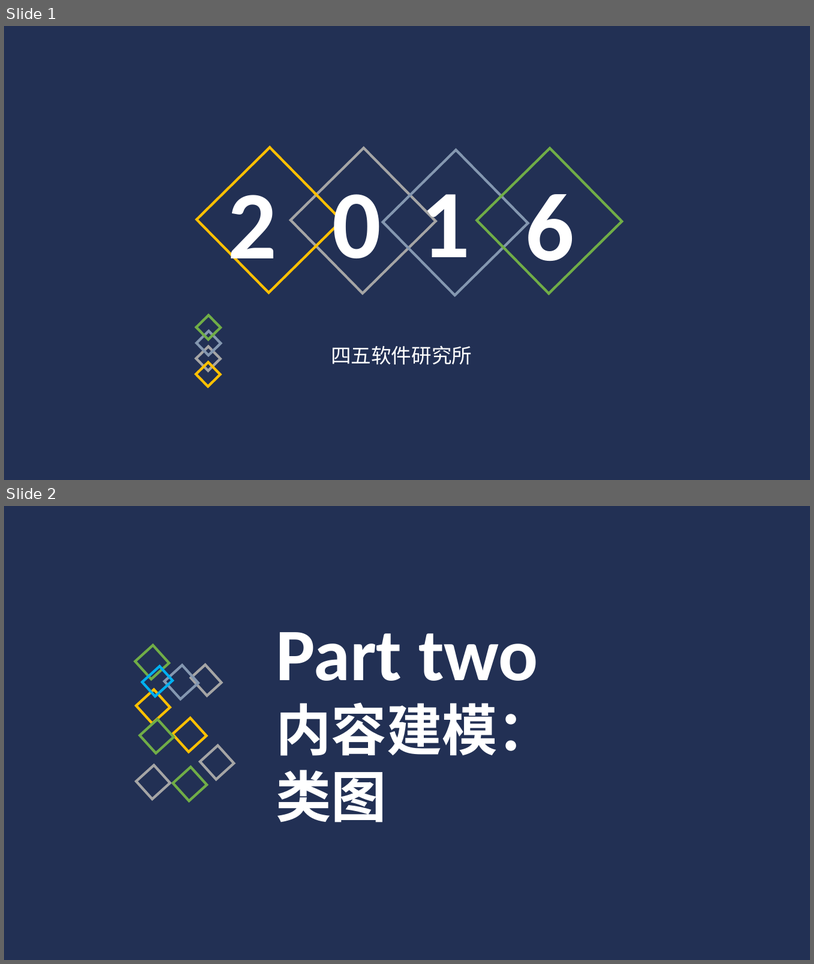
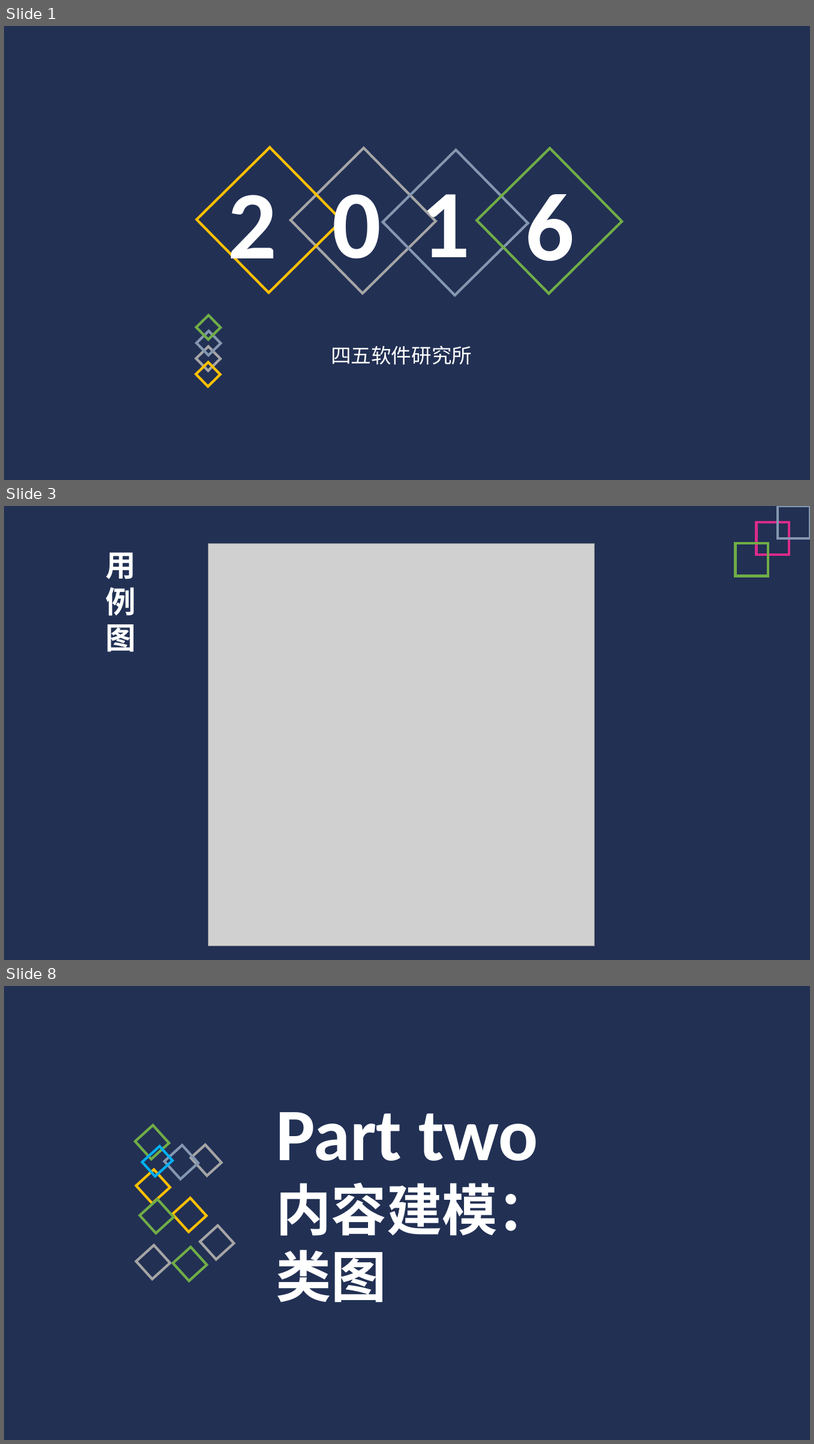
Before and after one commit to Glossy/WebEngineering, a slide deck: 应用建模.pptx. Shown one above the other, each under a label of ours: slides 1 and 2 before the commit, slides 1, 3 and 8 after it; the slides between them are not shown. The pictures are 814x964 and 814x1444 pixels, drawn with LibreOffice and Linux fonts; fonts in the diff are those of the drawing; grey boxes stand for pictures. Boxes give left, top, right and bottom in pixels: in the first picture for what was removed or moved away, otherwise in the second. Text is boxed around its words. In the diff, an @@ line names an element or a change of style, - is before the commit and + after.

```diff
--- a/应用建模.pptx
+++ b/应用建模.pptx
@@ slide 3 added at bbox=[4, 506, 810, 960], background #FFFFFF; not listed: 2 template elements that a slide beside it also shows @@
@@ rectangle added at bbox=[757, 522, 790, 555], outline #DA2B89 3 pt @@
@@ rectangle added at bbox=[778, 506, 810, 538], outline #8497B0 3 pt @@
@@ text added at bbox=[105, 552, 135, 652], 36 pt, text #FFFFFF, bold @@
+用
+例
+图
@@ picture added at bbox=[209, 544, 595, 946] @@
@@ rectangle added at bbox=[736, 544, 768, 576], outline #70AD47 3 pt @@
@@ what was slide 2 is now slide 8 @@
```
Also in this commit, not shown: 5 other slides added, 3 other files.
